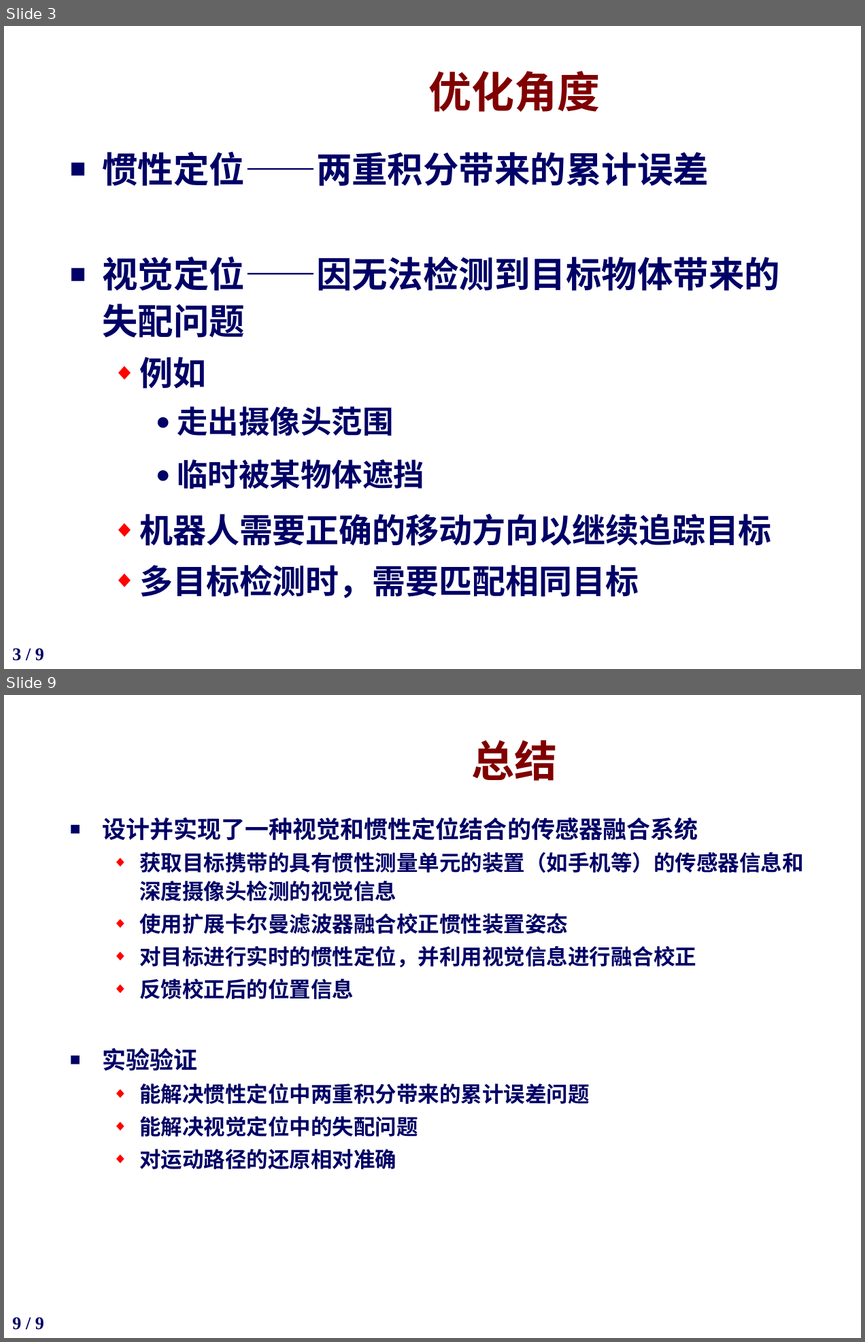
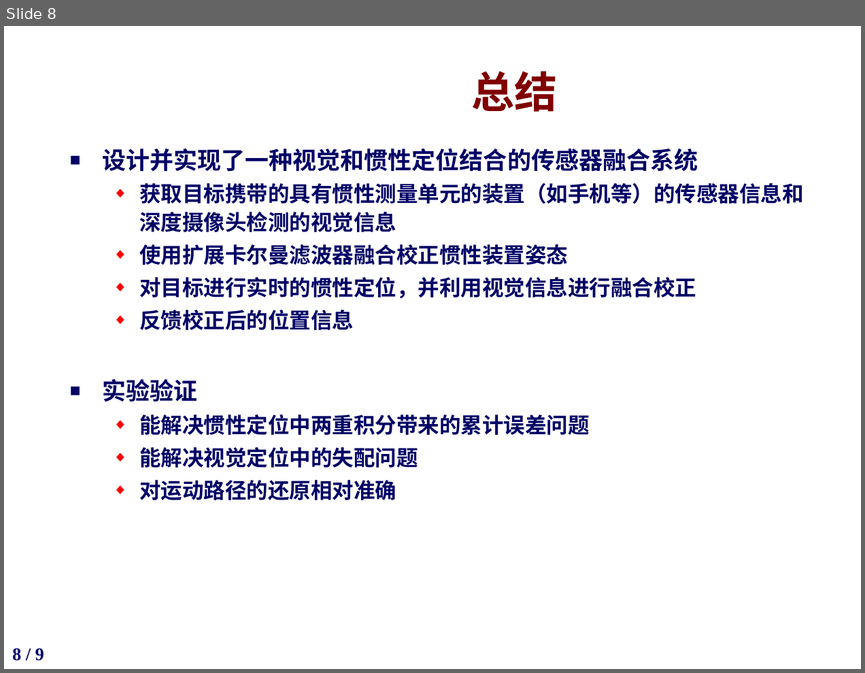
Before and after one commit to potato1996/FinalYearProject, a slide deck: slides/答辩ppt-杜大有1300012870.pptx. Shown one above the other, each under a label of ours: slides 3 and 9 before the commit, slide 8 after it; the slides between them are not shown. The pictures are 865x1342 and 865x673 pixels, drawn with LibreOffice and Linux fonts; fonts in the diff are those of the drawing; background and template pictures are left out. Boxes give left, top, right and bottom in pixels: in the first picture for what was removed or moved away, otherwise in the second. Text is boxed around its words. In the diff, an @@ line names an element or a change of style, - is before the commit and + after.

```diff
--- a/slides/答辩ppt-杜大有1300012870.pptx
+++ b/slides/答辩ppt-杜大有1300012870.pptx
@@ slide 3 removed at [4, 26, 861, 669], background picture (left out); not listed: 1 template element that a slide beside it also shows @@
@@ title removed at [429, 71, 600, 112] @@
-优化角度
@@ text removed at [102, 151, 780, 598] @@
-■ 惯性定位——两重积分带来的累计误差
-■ 视觉定位——因无法检测到目标物体带来的失配问题
-  ◆ 例如
-    ● 走出摄像头范围
-    ● 临时被某物体遮挡
-  ◆ 机器人需要正确的移动方向以继续追踪目标
-  ◆ 多目标检测时，需要匹配相同目标
@@ what was slide 9 is now slide 8 @@
@@ page number at [12, 648, 44, 660]: text changed @@
-9 / 9
+8 / 9
```
Also in this commit, not shown: 6 slides changed, 1 slide added, 1 other slide removed.
